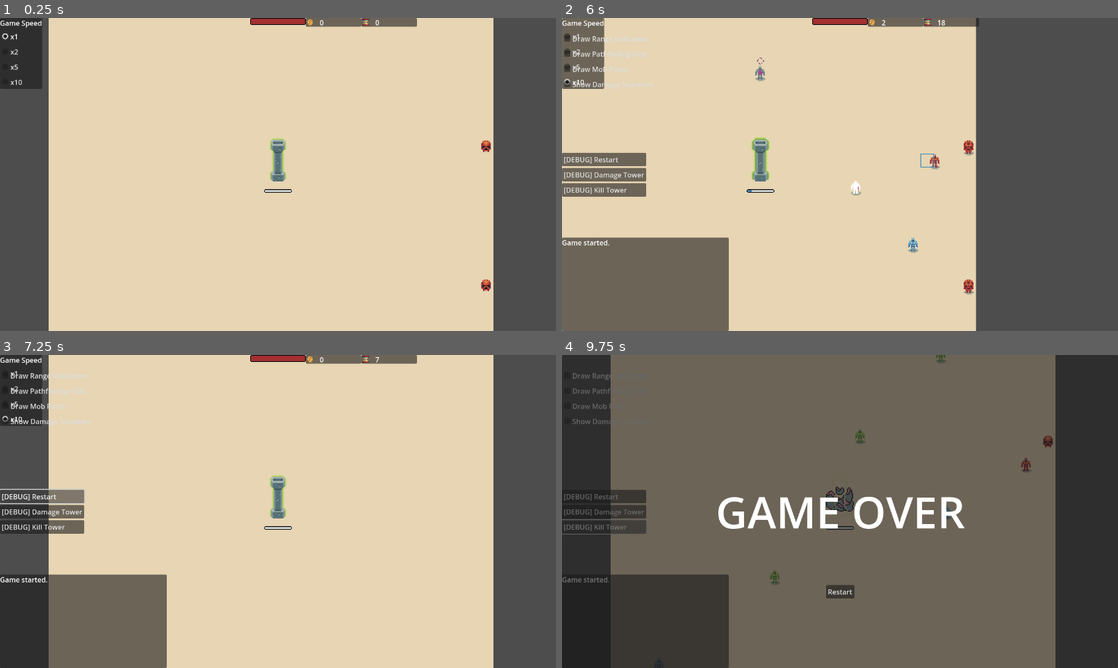
Above: before the commit, frames 1-4 (two rows, left to right).
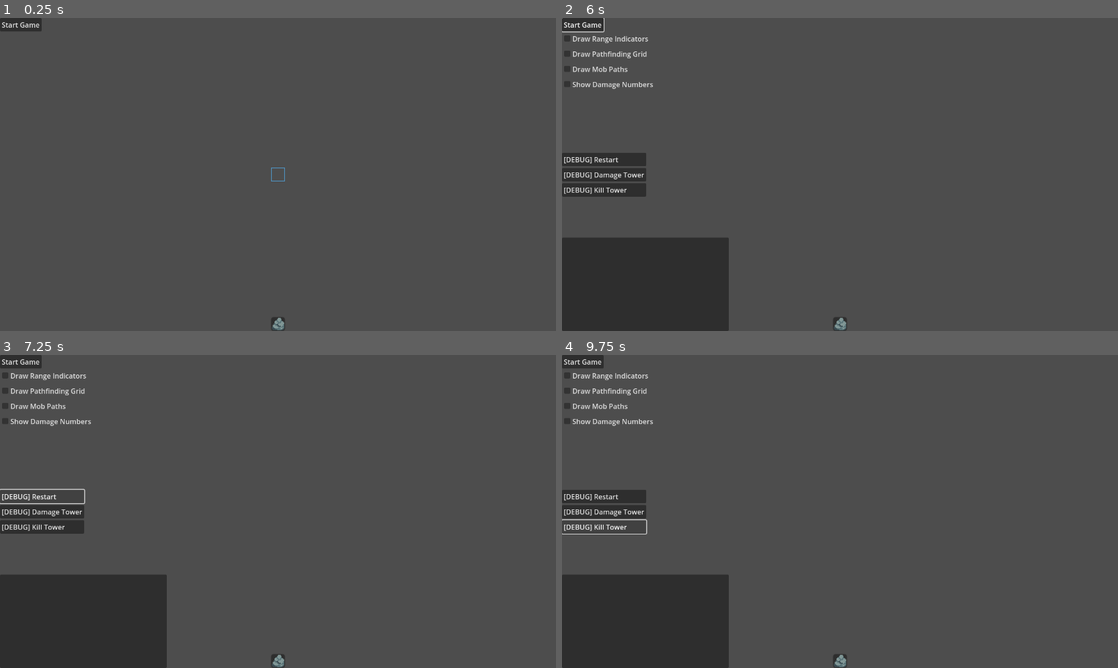
Above: after the commit, the same moments.

Repository: GeorgeColeman/tower-survivors
Game: Godot game, scene res://scenes/game.tscn
Same seed, same stepped clock (60 frames per second), same inputs: the game is played once before the commit and once after it. Sound files missing from this copy of the repository are replaced by a short silence.
Inputs (mouse positions are in pixels of both pictures, inside the frame that each line leads up to):
- Up to frame 1 (0.25 s): no input
- Up to frame 2 (6 s): click (840, 324) at 0.52 s; click (584, 24) at 1.25 s, where only the run after the commit has a clickable "Start Game"; click (584, 24) at 2 s, where only the run after the commit has a clickable "Start Game"; click (584, 36) at 2.75 s, where only the run before the commit has a clickable "x1"; click (584, 52) at 3.5 s, where only the run before the commit has a clickable "x2"; click (584, 68) at 4.25 s, where only the run before the commit has a clickable "x5"; click (584, 80) at 5 s, where only the run before the commit has a clickable "x10"; tap Enter at 5.75 s; move the mouse to (962, 158) at 5.77 s; hold D (right) from 5.78 s (still down); tap Tab at 5.85 s; click (962, 158) at 5.92 s
- Up to frame 3 (7.25 s): release D (right) at 6.5 s; click "[DEBUG] Restart" at 6.5 s
- Up to frame 4 (9.75 s): click "[DEBUG] Restart" at 7.25 s; click "[DEBUG] Restart" at 8 s; click "[DEBUG] Damage Tower" at 8.75 s; click "[DEBUG] Kill Tower" at 9.5 s

The runs differ from the first frame. In frame 1, 81% of the frame differs, in the area x 0-89%, y 0-100%; in frame 2, 74%; in frame 3, 81%; in frame 4, 89%, in the area x 0-100%, y 0-100%.
Error after the commit: Compile Error: (res://scripts/nodes/game_manager.gd:-1)

Commit message:
Some cleanup. Enhanced pathfinding. Began work on adding entities to the map, and updating pathfinding accordingly

Diff:
--- a/project.godot
+++ b/project.godot
@@ -20,6 +20,8 @@
 Messenger="*res://scripts/autoloads/messenger.gd"
 ControlMouseDetector="*res://scripts/autoloads/control_mouse_detector.gd"
 Audio="*res://scripts/autoloads/audio.gd"
+Entities="*res://scripts/autoloads/entities.gd"
+MapUtilities="*res://scripts/autoloads/map_utilities.gd"
 
 [display]
 
--- a/scenes/game.tscn
+++ b/scenes/game.tscn
@@ -17,6 +17,7 @@
 [ext_resource type="Script" path="res://scripts/control/control_debug.gd" id="9_vxhso"]
 [ext_resource type="Texture2D" uid="uid://bs5m7yp8hqm1" path="res://sprites/control/progress.tres" id="10_0yt8x"]
 [ext_resource type="Script" path="res://scripts/control/control_game_over.gd" id="10_1em41"]
+[ext_resource type="Script" path="res://scripts/nodes/entity_drawer.gd" id="10_3qktf"]
 [ext_resource type="PackedScene" uid="uid://ck16naxw6rn0d" path="res://scenes/spawn_point.tscn" id="10_ao74v"]
 [ext_resource type="Script" path="res://scripts/control/control_upgrade_options.gd" id="12_b3rp4"]
 [ext_resource type="Script" path="res://scripts/nodes/tower_spawner.gd" id="15_3y22w"]
@@ -27,6 +28,9 @@
 [ext_resource type="Script" path="res://scripts/control/control_pause.gd" id="24_ri8gj"]
 [ext_resource type="Script" path="res://scripts/nodes/sound_effects_player.gd" id="25_6tpgp"]
 [ext_resource type="AudioStream" uid="uid://pgh3b0kbrcqc" path="res://sound_effects/mob_die.wav" id="25_42f42"]
+[ext_resource type="Texture2D" uid="uid://blli4ijv6hjgu" path="res://sprites/rock_sprite.tres" id="27_fmrjs"]
+[ext_resource type="Script" path="res://scripts/control/control_build_menu.gd" id="27_yobp5"]
+[ext_resource type="PackedScene" uid="uid://cja27s1erkeik" path="res://scenes/rock.tscn" id="29_gtkrp"]
 
 [node name="Game" type="Node" node_paths=PackedStringArray("camera_2d_controller", "map_drawer", "mob_spawner", "tower_spawner", "pathfinding_manager", "cell_inspector", "special_effects", "sound_effects_player", "main_control", "control_in_game", "control_debug", "control_pause")]
 script = ExtResource("1_l43p6")
@@ -74,6 +78,10 @@
 z_index = -1
 script = ExtResource("5_6uqvh")
 
+[node name="EntityDrawer" type="Node2D" parent="MapObjects"]
+y_sort_enabled = true
+script = ExtResource("10_3qktf")
+
 [node name="CellInspector" type="Node2D" parent="."]
 script = ExtResource("8_m46x2")
 
@@ -90,7 +98,7 @@
 
 [node name="CanvasLayer" type="CanvasLayer" parent="."]
 
-[node name="ControlMain" type="Control" parent="CanvasLayer" node_paths=PackedStringArray("game_manager", "start_game_button")]
+[node name="ControlMain" type="Control" parent="CanvasLayer" node_paths=PackedStringArray("game_manager", "start_game_button", "control_pre_game", "control_in_game", "control_game_over", "control_pause")]
 layout_mode = 3
 anchors_preset = 15
 anchor_right = 1.0
@@ -101,9 +109,12 @@
 script = ExtResource("5_c3t0l")
 game_manager = NodePath("../..")
 start_game_button = NodePath("ControlPreGame/Button")
+control_pre_game = NodePath("ControlPreGame")
+control_in_game = NodePath("ControlInGame")
+control_game_over = NodePath("ControlGameOver")
+control_pause = NodePath("ControlPause")
 
 [node name="ControlPreGame" type="Control" parent="CanvasLayer/ControlMain"]
-unique_name_in_owner = true
 visible = false
 layout_mode = 1
 anchors_preset = 15
@@ -119,7 +130,7 @@
 text = "Start Game"
 
 [node name="ControlInGame" type="Control" parent="CanvasLayer/ControlMain"]
-unique_name_in_owner = true
+visible = false
 layout_mode = 1
 anchors_preset = 15
 anchor_right = 1.0
@@ -397,7 +408,6 @@
 text = "Show Damage Numbers"
 
 [node name="ControlGameOver" type="Control" parent="CanvasLayer/ControlMain"]
-unique_name_in_owner = true
 visible = false
 layout_mode = 1
 anchors_preset = 15
@@ -448,7 +458,6 @@
 text = "Restart"
 
 [node name="ControlPause" type="Control" parent="CanvasLayer/ControlMain" node_paths=PackedStringArray("continue_button", "restart_button", "quit_button", "sfx_check_box")]
-unique_name_in_owner = true
 visible = false
 layout_mode = 1
 anchors_preset = 15
@@ -541,6 +550,48 @@
 button_pressed = true
 text = "SFX"
 
+[node name="ControlBuildMenu" type="Control" parent="CanvasLayer/ControlMain" node_paths=PackedStringArray("build_rock_button")]
+layout_mode = 1
+anchors_preset = 7
+anchor_left = 0.5
+anchor_top = 1.0
+anchor_right = 0.5
+anchor_bottom = 1.0
+grow_horizontal = 2
+grow_vertical = 0
+scale = Vector2(2, 2)
+script = ExtResource("27_yobp5")
+build_rock_button = NodePath("Container/BuildRockButton")
+rock_scene = ExtResource("29_gtkrp")
+
+[node name="Container" type="HBoxContainer" parent="CanvasLayer/ControlMain/ControlBuildMenu"]
+layout_mode = 1
+anchors_preset = 7
+anchor_left = 0.5
+anchor_top = 1.0
+anchor_right = 0.5
+anchor_bottom = 1.0
+offset_left = -8.0
+offset_top = -16.0
+offset_right = 8.0
+grow_horizontal = 2
+grow_vertical = 0
+alignment = 1
+
+[node name="BuildRockButton" type="Button" parent="CanvasLayer/ControlMain/ControlBuildMenu/Container"]
+custom_minimum_size = Vector2(16, 0)
+layout_mode = 2
+focus_mode = 0
+
+[node name="TextureRect" type="TextureRect" parent="CanvasLayer/ControlMain/ControlBuildMenu/Container/BuildRockButton"]
+layout_mode = 1
+anchors_preset = 15
+anchor_right = 1.0
+anchor_bottom = 1.0
+grow_horizontal = 2
+grow_vertical = 2
+texture = ExtResource("27_fmrjs")
+
 [node name="SoundEffectsPlayer" type="Node" parent="." node_paths=PackedStringArray("audio_stream_players")]
 script = ExtResource("25_6tpgp")
 audio_stream_players = [NodePath("AudioStreamPlayer"), NodePath("AudioStreamPlayer2"), NodePath("AudioStreamPlayer3")]
@@ -557,3 +608,9 @@
 [node name="AudioStreamPlayer3" type="AudioStreamPlayer" parent="SoundEffectsPlayer"]
 unique_name_in_owner = true
 stream = ExtResource("25_42f42")
+
+[node name="ControlModeManager" type="Node2D" parent="."]
+
+[node name="ControlModeDefault" type="Node2D" parent="ControlModeManager"]
+
+[node name="ControlModeBuild" type="Node2D" parent="ControlModeManager"]
--- a/scenes/tower.tscn
+++ b/scenes/tower.tscn
@@ -8,6 +8,7 @@
 [ext_resource type="Texture2D" uid="uid://cvsjadic6a406" path="res://sprites/control/black_atex.tres" id="5_yoolu"]
 [ext_resource type="Texture2D" uid="uid://dii44tqul4dka" path="res://sprites/control/blue_atex.tres" id="6_rwcng"]
 [ext_resource type="Texture2D" uid="uid://bh2hw8jr4xxud" path="res://sprites/green_arrow.tres" id="7_bcyct"]
+[ext_resource type="Texture2D" uid="uid://c881130htrev8" path="res://sprites/tower_shadow.png" id="8_ae1pt"]
 [ext_resource type="Texture2D" uid="uid://yutewmyi0lhl" path="res://sprites/tower_glow/tower_glow_01.png" id="10_el7u4"]
 [ext_resource type="Texture2D" uid="uid://c76kt4n4vkmad" path="res://sprites/tower_glow/tower_glow_02.png" id="11_gegdi"]
 [ext_resource type="Texture2D" uid="uid://cyh4r31hgh081" path="res://sprites/tower_glow/tower_glow_03.png" id="12_r87bq"]
@@ -145,8 +146,13 @@
 unique_name_in_owner = true
 position = Vector2(0, -32)
 
+[node name="Shadow" type="Sprite2D" parent="."]
+position = Vector2(0, 5)
+texture = ExtResource("8_ae1pt")
+
 [node name="Glow" type="Sprite2D" parent="."]
 unique_name_in_owner = true
+visible = false
 position = Vector2(0, -24)
 texture = ExtResource("12_r87bq")
 
--- a/scripts/autoloads/game_utilities.gd
+++ b/scripts/autoloads/game_utilities.gd
@@ -25,15 +25,8 @@
 
 
 func get_distance_between_nodes(node_a: Vector2i, node_b: Vector2i) -> float:
-	var cell_a = get_cell_at_vector2i(node_a)
-	var cell_b = get_cell_at_vector2i(node_b)
+	var steps = abs(node_a.x - node_b.x) + abs(node_a.y - node_b.y)
 
-	return get_distance_between_cells(cell_a, cell_b)
-
-
-func get_distance_between_cells(cell_a: Cell, cell_b: Cell) -> float:
-	var steps = abs(cell_a.x - cell_b.x) + abs(cell_a.y - cell_b.y)
-#
 	if steps == 1:
 		return 1.0
 
@@ -74,10 +67,6 @@
 	return _game.map.get_cell_at(x, y)
 
 
-func get_world_position_of_cell(cell: Cell) -> Vector2i:
-	return cell.position * 16
-
-
 func get_actors_at(cell: Cell) -> Array:
 	var all_actors = []
 
--- a/scripts/control/control_in_game.gd
+++ b/scripts/control/control_in_game.gd
@@ -31,12 +31,6 @@
 		return
 
 	time_text.text = "%.0f" % _game.time
-
-
-#func _input(event):
-#	if event is InputEventKey:
-#		if event.keycode == KEY_ESCAPE && event.is_released():
-#			control_upgrade_options.visible = false
 
 
 func start_game(game: Game):
--- a/scripts/control/control_main.gd
+++ b/scripts/control/control_main.gd
@@ -4,10 +4,10 @@
 @export var game_manager: GameManager
 @export var start_game_button: Button
 
-@onready var control_pre_game: Control = %ControlPreGame
-@onready var control_in_game: Control = %ControlInGame
-@onready var control_game_over: Control = %ControlGameOver
-@onready var control_pause: Control = %ControlPause
+@export var control_pre_game: Control
+@export var control_in_game: Control
+@export var control_game_over: Control
+@export var control_pause: Control
 
 var _game: Game
 
--- a/scripts/nodes/cell_inspector.gd
+++ b/scripts/nodes/cell_inspector.gd
@@ -52,5 +52,5 @@
 
 	if cell != current_cell:
 		current_cell = cell
-		cell_marker_sprite.position = GameUtilities.get_world_position_of_cell(cell)
+		cell_marker_sprite.position = cell.scene_position
 		cell_marker_sprite.visible = true
--- a/scripts/nodes/game_manager.gd
+++ b/scripts/nodes/game_manager.gd
@@ -56,8 +56,7 @@
 	var width: int = 32
 	var height: int = 32
 
-	var map_generator = MapGenerator.new()
-	var map = map_generator.generate_map(width, height)
+	var map = _generate_map(width, height)
 
 	game = Game.new(map, mob_spawner, game_data)
 	GameUtilities.set_game(game)
@@ -81,6 +80,15 @@
 	map_drawer.draw_map(map)
 
 
+func _generate_map(width: int, height: int) -> Map:
+	var map_generator = MapGenerator.new()
+	var map = map_generator.generate_map(width, height)
+
+	MapUtilities.set_map(map)
+
+	return map
+
+
 func _on_cell_inspected(cell: Cell):
 	if cell == null:
 		Messenger.clicked_on_empty.emit()
--- a/scripts/nodes/pathfinding.gd
+++ b/scripts/nodes/pathfinding.gd
@@ -13,6 +13,10 @@
 var offset = -Vector2.ONE * .5 * 16
 var cell_path_dict = {}
 
+# <Cell, bool>
+var _node_update_dict = {}
+var _update_nodes = false
+
 
 var draw_pathfinding_grid = false:
 	set(value):
@@ -23,6 +27,24 @@
 	set(value):
 		draw_mob_paths = value
 		mob_path_lines_container.visible = value
+
+
+func _process(delta):
+	if !_update_nodes:
+		return
+
+	_update_nodes = false
+
+	for cell: Cell in _node_update_dict.keys():
+		astar_grid.set_point_solid(Vector2i(cell.x, cell.y), _node_update_dict[cell])
+		pathfinding_grid_was_modified.emit()
+
+	_node_update_dict.clear()
+
+
+func add_node_update(cell: Cell, is_solid: bool):
+	_update_nodes = true
+	_node_update_dict[cell] = is_solid
 
 
 func initialize_grid(width: int, height: int):
@@ -40,34 +62,23 @@
 
 func get_path_from_cell_to_cell(start_cell: Cell, end_cell: Cell) -> PackedVector2Array:
 	if cell_path_dict.has(start_cell):
-#		print_debug("Using existing path")
+		# Verify path
+		for node in cell_path_dict[start_cell]:
+			# NOTE: we must divide by the 'cell size'
+			if astar_grid.is_point_solid(node / GameConstants.PIXEL_SCALE):
+				print_debug("Previously valid path now has solid node. Getting a new path")
+				return _get_new_path(start_cell, end_cell)
+
 		return cell_path_dict[start_cell]
 
-#	print_debug("Getting new path")
+	return _get_new_path(start_cell, end_cell)
+
+
+func _get_new_path(start_cell: Cell, end_cell: Cell) -> PackedVector2Array:
 	var path = astar_grid.get_point_path(start_cell.position, end_cell.position)
 	cell_path_dict[start_cell] = path
+
 	return path
-
-
-func _input(event):
-	if !create_obstacles_on_click:
-		return
-
-	if event is InputEventMouseButton:
-		if cell_size == Vector2i.ZERO:
-			return
-		# Add/remove wall
-		if event.button_index == MOUSE_BUTTON_LEFT and event.pressed:
-			var global_mouse_pos = get_global_mouse_position() - offset
-			var pos = Vector2i(global_mouse_pos) / cell_size
-#			var pos = Vector2i(event.position) / cell_size
-
-			if astar_grid.is_in_boundsv(pos):
-				astar_grid.set_point_solid(pos, not astar_grid.is_point_solid(pos))
-				pathfinding_grid_was_modified.emit()
-#				_get_paths_from_spawn_points_to_tower()
-
-			queue_redraw()
 
 
 func _draw():
@@ -75,7 +86,6 @@
 		return
 
 	draw_grid()
-	_fill_walls()
 
 
 func draw_grid():
@@ -88,10 +98,3 @@
 		draw_line(Vector2(0, y * cell_size.y) + offset,
 			Vector2(grid_size.x * cell_size.x, y * cell_size.y) + offset,
 			Color.CORAL, .5)
-
-
-func _fill_walls():
-	for x in grid_size.x:
-		for y in grid_size.y:
-			if astar_grid.is_point_solid(Vector2i(x, y)):
-				draw_rect(Rect2(x * cell_size.x + offset.x, y * cell_size.y + offset.y, cell_size.x, cell_size.y), Color.DARK_GRAY)
--- a/scripts/nodes/sound_effects_player.gd
+++ b/scripts/nodes/sound_effects_player.gd
@@ -4,7 +4,7 @@
 @export var audio_stream_players: Array[AudioStreamPlayer]
 @export var mob_killed_sfx: AudioStream
 
-var sfx_is_on = true
+var sfx_is_on = false
 var _audio_player_dict = {}
 
 
--- a/scripts/runtime/cell.gd
+++ b/scripts/runtime/cell.gd
@@ -6,6 +6,7 @@
 var y: int
 
 var position: Vector2
+var scene_position: Vector2
 
 
 func _init(_i: int, _x: int, _y: int):
@@ -13,3 +14,4 @@
 	x = _x
 	y = _y
 	position = Vector2(x, y)
+	scene_position = position * GameConstants.PIXEL_SCALE
--- a/scripts/utilities.gd
+++ b/scripts/utilities.gd
@@ -1,14 +1,12 @@
 class_name Utilities
-
-const PIXEL_SCALE = GameConstants.PIXEL_SCALE
 
 
 static func get_world_position(cell: Cell) -> Vector2:
-	return Vector2(cell.x, cell.y) * PIXEL_SCALE
+	return Vector2(cell.x, cell.y) * GameConstants.PIXEL_SCALE
 
 
 static func get_converted_position(position: Vector2) -> Vector2:
-	return position * PIXEL_SCALE
+	return position * GameConstants.PIXEL_SCALE
 
 
 static func get_random_unique_elements(array: Array, number_of_elements: int) -> Array:
--- a/tower/scripts/tower.gd
+++ b/tower/scripts/tower.gd
@@ -120,7 +120,7 @@
 	_upgrade_points += amount
 
 	green_arrow.visible = true if _upgrade_points > 0 else false
-	glow.visible = true if _upgrade_points > 0 else false
+	#glow.visible = true if _upgrade_points > 0 else false
 
 
 func _on_mob_killed(mob: Mob):
Not shown: 1 places in scenes/game.tscn that only renumber resources
Not shown: 1 places in scenes/tower.tscn that only renumber resources
Binary file changed: sprites/placeholder_sprites.aseprite
